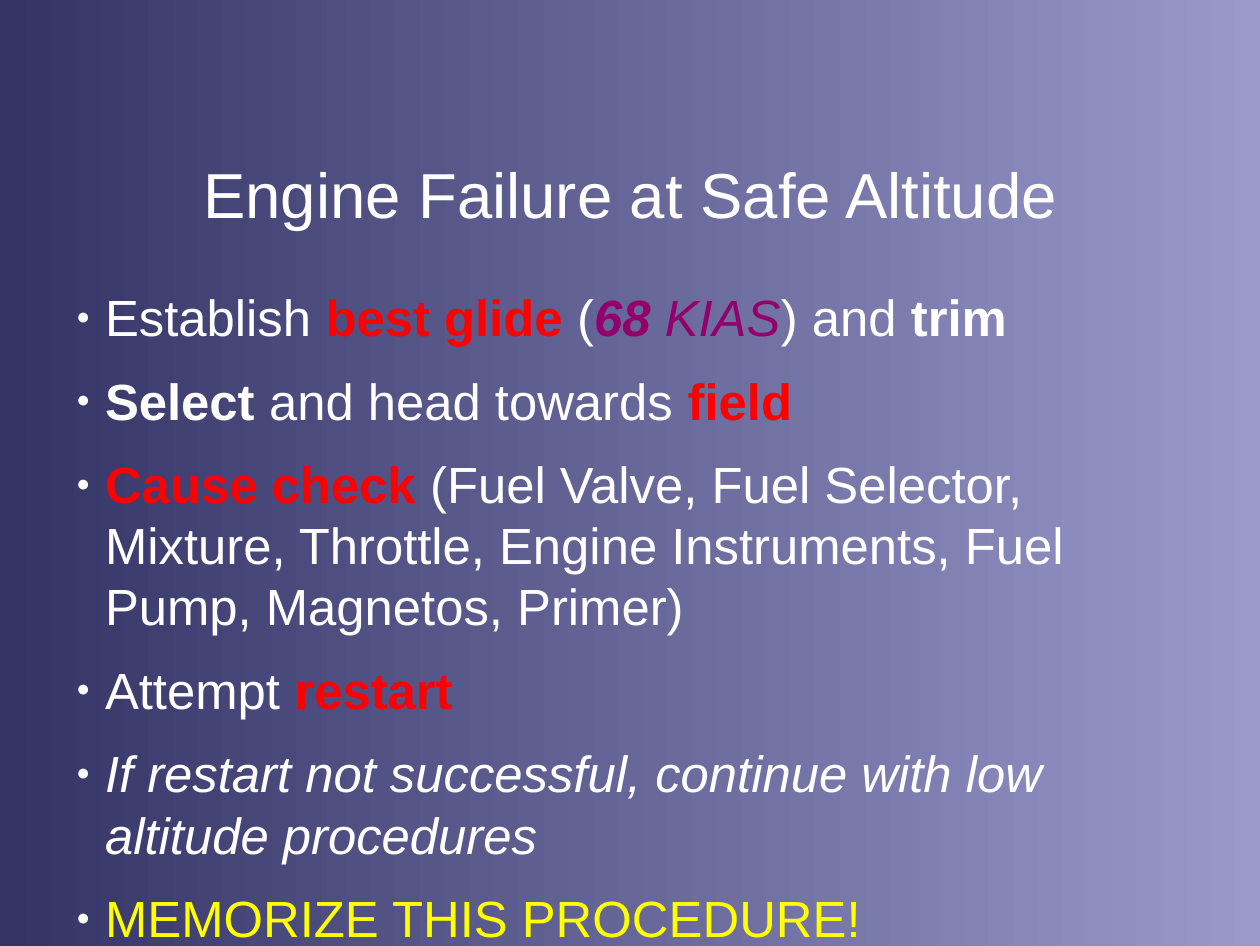
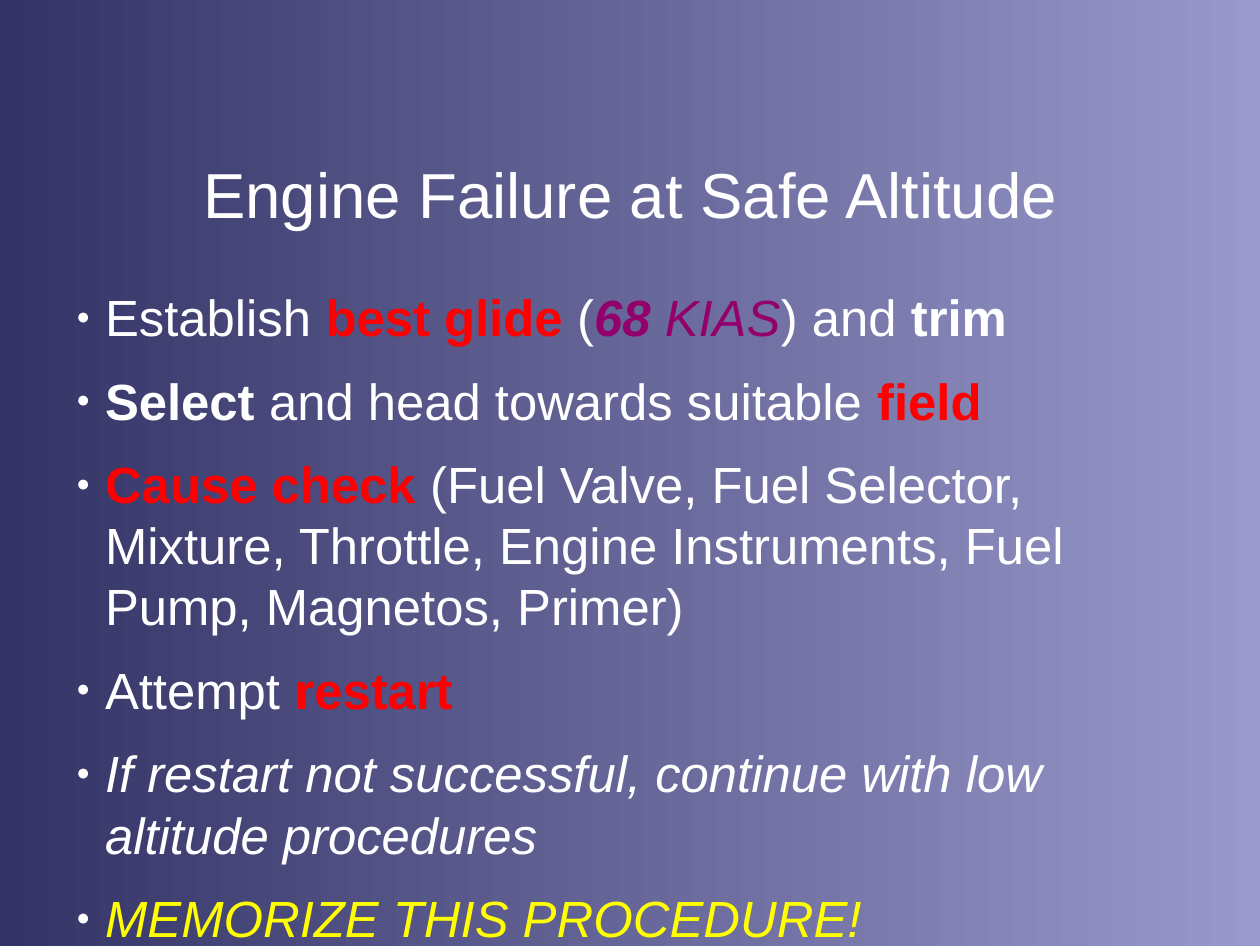
Before and after one commit to stephanheinemann/flight, a slide deck: slide 7 of FI/ForcedLanding/ForcedLanding.odp. Drawn at 1260x946 pixels with LibreOffice and Linux fonts; fonts in the diff are those of the drawing; background and template pictures are left out. Boxes give left, top, right and bottom in pixels: in the first picture for what was removed or moved away, otherwise in the second. Text is boxed around its words. In the diff, an @@ line names an element or a change of style, - is before the commit and + after.

```diff
--- a/FI/ForcedLanding/ForcedLanding.odp
+++ b/FI/ForcedLanding/ForcedLanding.odp
@@ text at <box>105,383,981,421</box>: text changed @@
-● Select and head towards field
+● Select and head towards suitable field
@@ text at <box>105,901,862,938</box>: italic on in "MEMORIZE THIS PROCEDURE!" @@
```
Also in this commit, not shown: 9 other slides changed, 2 slides added, 7 slides removed, 7 other files.
